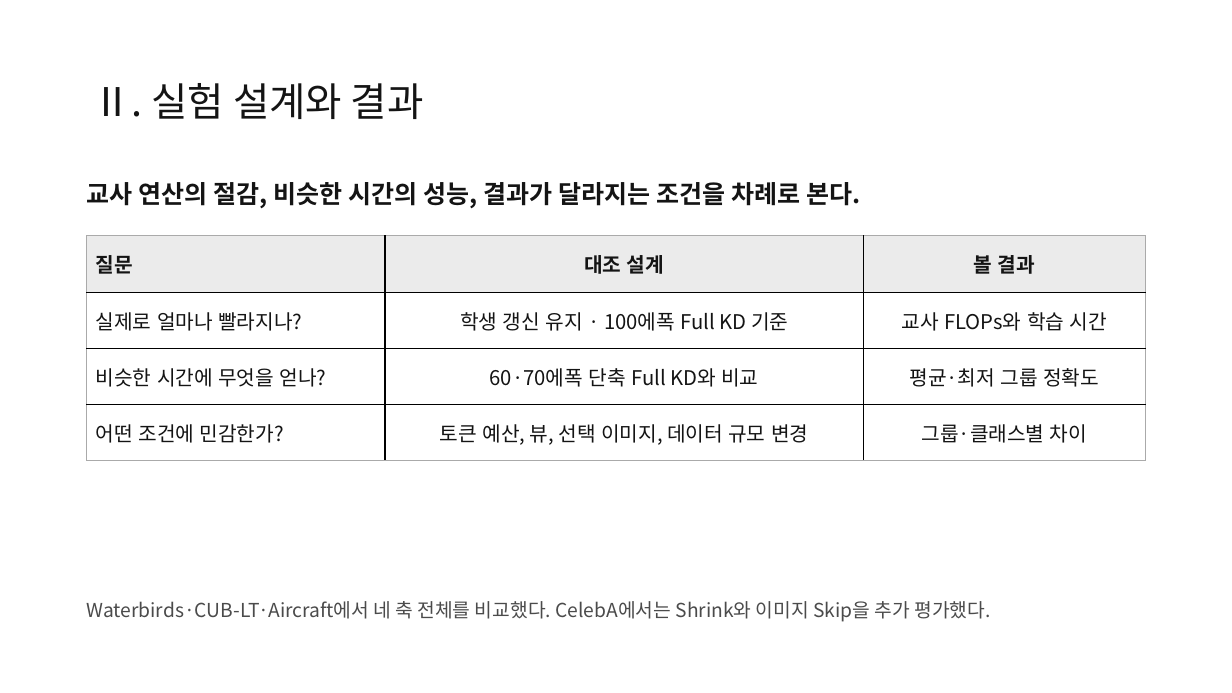
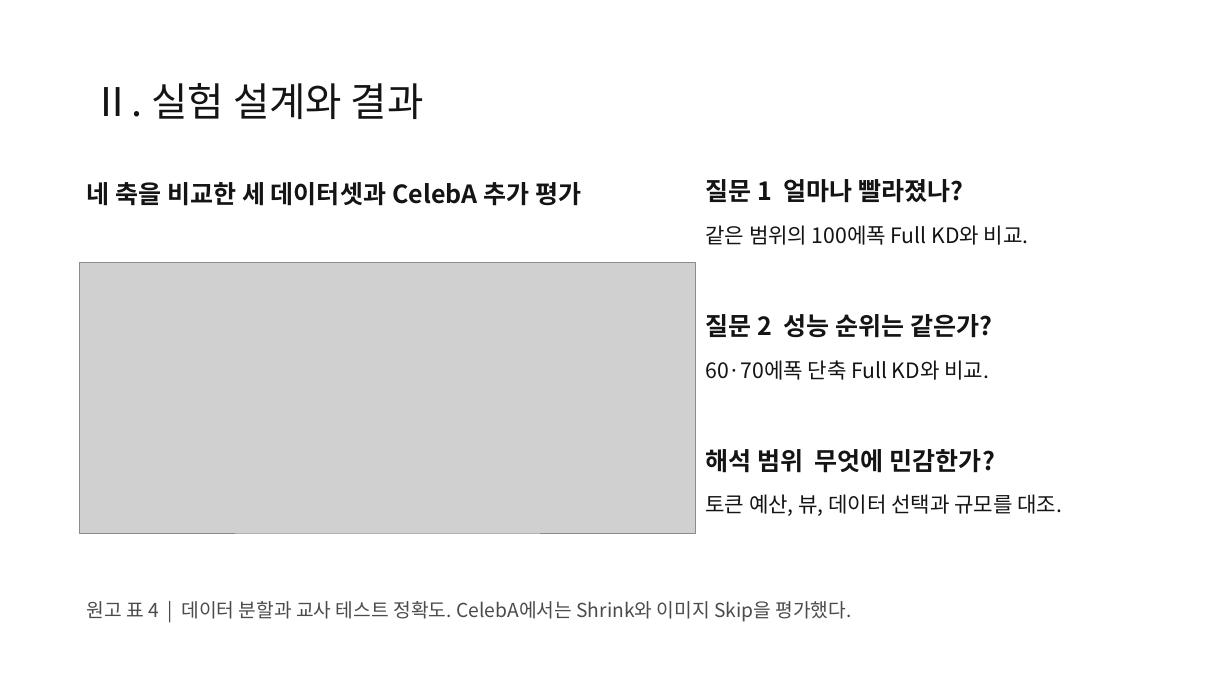
Before and after one commit to jeehoo0507/Efficient-KD-for-Vision, a slide deck: slide 7 of presentations/vision-kd-seminar/EKD-seminar.pptx. Drawn at 1232x693 pixels with LibreOffice and Linux fonts; fonts in the diff are those of the drawing; grey boxes stand for pictures. Boxes give left, top, right and bottom in pixels: in the first picture for what was removed or moved away, otherwise in the second. Text is boxed around its words. In the diff, an @@ line names an element or a change of style, - is before the commit and + after.

```diff
--- a/presentations/vision-kd-seminar/EKD-seminar.pptx
+++ b/presentations/vision-kd-seminar/EKD-seminar.pptx
@@ text added at [706,179,963,203], 19.5 pt, text #141414, bold @@
+질문 1 얼마나 빨라졌나?
@@ text at [87,182,581,206]: text changed @@
-교사 연산의 절감, 비슷한 시간의 성능, 결과가 달라지는 조건을 차례로 본다.
+네 축을 비교한 세 데이터셋과 CelebA 추가 평가
@@ table removed at [87,236,1146,461], 4 rows, 3 columns @@
-질문 | 대조 설계 | 볼 결과
-실제로 얼마나 빨라지나? | 학생 갱신 유지 · 100에폭 Full KD 기준 | 교사 FLOPs와 학습 시간
-비슷한 시간에 무엇을 얻나? | 60·70에폭 단축 Full KD와 비교 | 평균·최저 그룹 정확도
-어떤 조건에 민감한가? | 토큰 예산, 뷰, 선택 이미지, 데이터 규모 변경 | 그룹·클래스별 차이
@@ text added at [705,225,1029,245], 16.5 pt, text #141414 @@
+같은 범위의 100에폭 Full KD와 비교.
@@ picture added at [79,263,696,533] @@
@@ text added at [706,314,992,338], 19.5 pt, text #141414, bold @@
+질문 2 성능 순위는 같은가?
@@ text added at [705,360,989,380], 16.5 pt, text #141414 @@
+60·70에폭 단축 Full KD와 비교.
@@ text added at [706,449,996,473], 19.5 pt, text #141414, bold @@
+해석 범위 무엇에 민감한가?
@@ text added at [705,494,1062,516], 16.5 pt, text #141414 @@
+토큰 예산, 뷰, 데이터 선택과 규모를 대조.
@@ text at [87,601,852,622]: text changed @@
-Waterbirds·CUB-LT·Aircraft에서 네 축 전체를 비교했다. CelebA에서는 Shrink와 이미지 Skip을 추가 평가했다.
+원고 표 4 | 데이터 분할과 교사 테스트 정확도. CelebA에서는 Shrink와 이미지 Skip을 평가했다.
```
Also in this commit, not shown: 9 other slides changed, 5 slides added, 5 slides removed, 30 other files.
